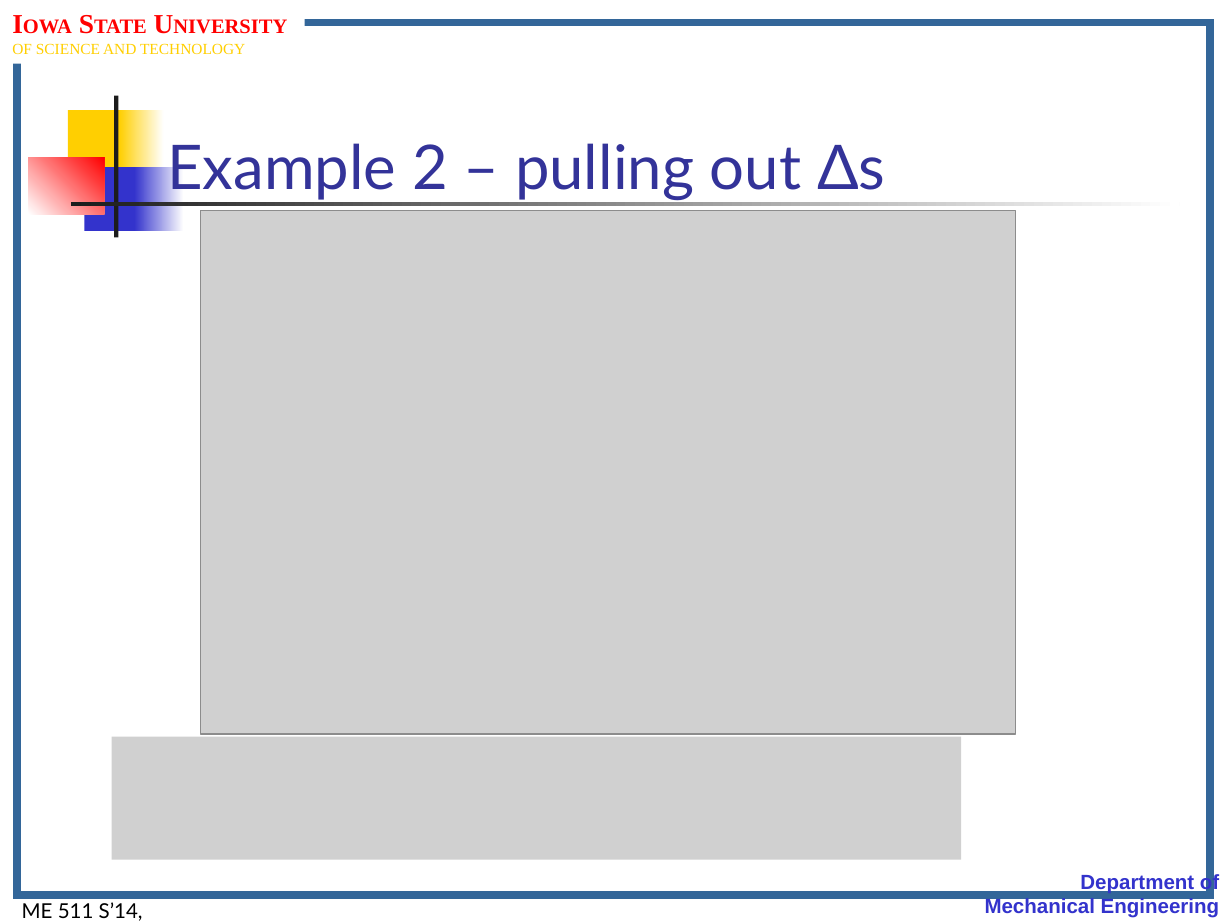
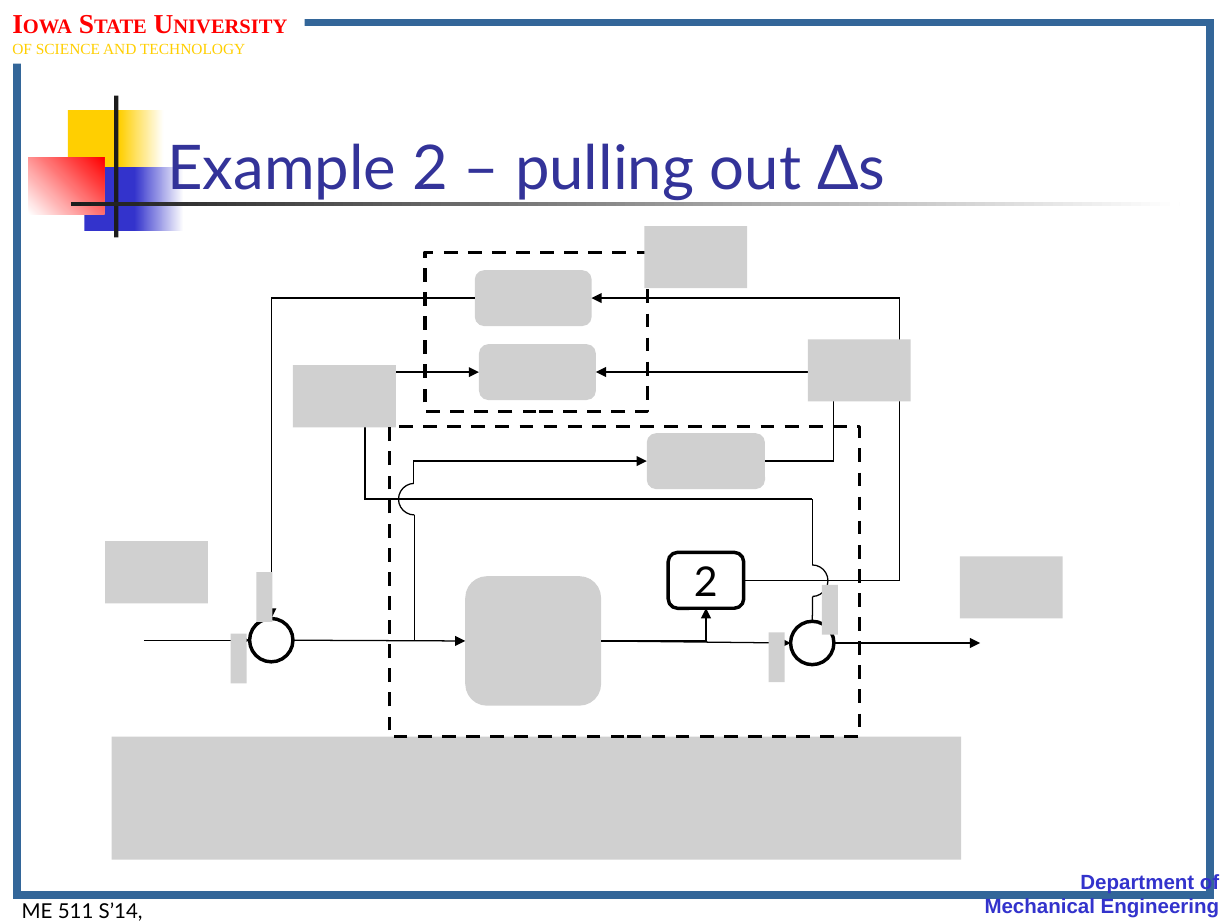
Before and after one commit to jasonnicholson/ME_511_Spring_2014_Lectures, a slide deck: slide 23 of me511_S14__Lect.Notes_Set17.pptm. Drawn at 1232x924 pixels with LibreOffice and Linux fonts; fonts in the diff are those of the drawing; grey boxes stand for pictures; background and template pictures are left out. Boxes give left, top, right and bottom in pixels: in the first picture for what was removed or moved away, otherwise in the second. Text is boxed around its words. In the diff, an @@ line names an element or a change of style, - is before the commit and + after.

```diff
--- a/me511_S14__Lect.Notes_Set17.pptm
+++ b/me511_S14__Lect.Notes_Set17.pptm
@@ picture removed at [201, 211, 1015, 734] @@
@@ group added at [105, 227, 1063, 737]: 13 pictures, 6 elbow arrows, 4 arrows, 2 ellipses, 2 arc (boxed as its full ellipse)s, 2 lines, 2 rectangles, 1 rounded rectangle, 1 elbow line @@
+2
```
Also in this commit, not shown: 10 other slides changed, 3 slides added, 3 slides removed, 2 other files.
